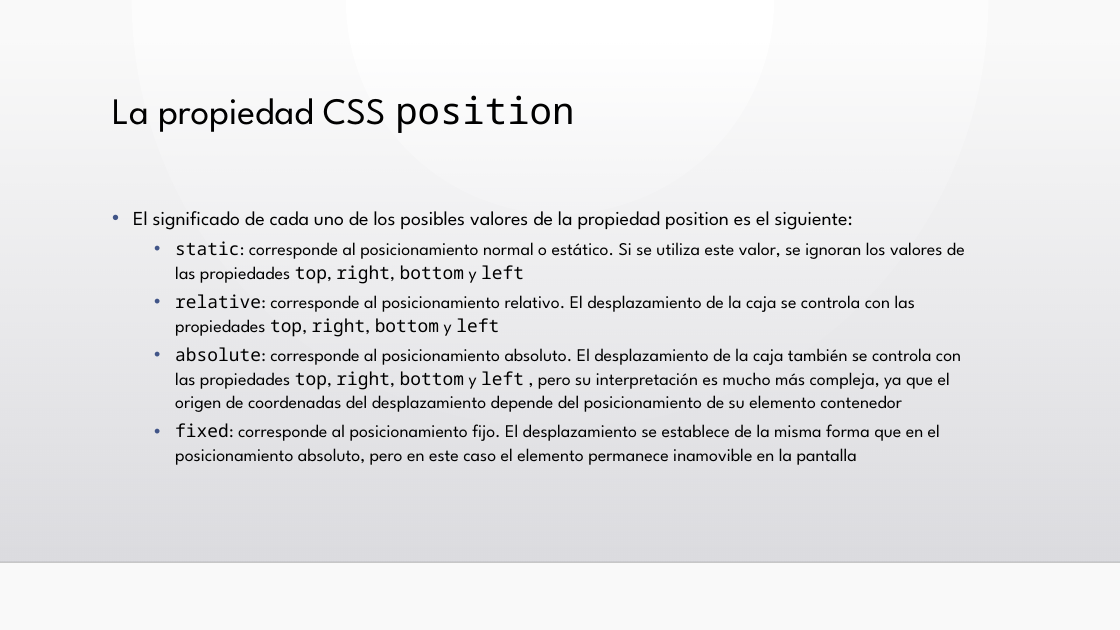
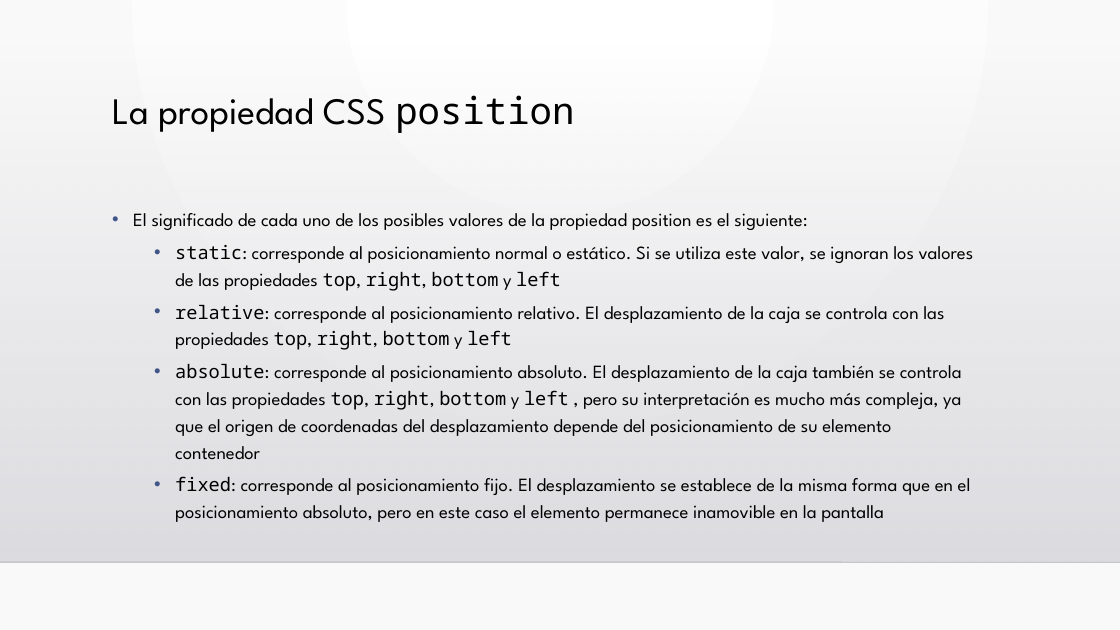
Before and after one commit to llllJokerllll/Lima, a slide deck: slide 4 of Unidad2/UD 02.4 Posicionamiento.pptx. Drawn at 1120x630 pixels with LibreOffice and Linux fonts; fonts in the diff are those of the drawing; background and template pictures are left out. Boxes give left, top, right and bottom in pixels: in the first picture for what was removed or moved away, otherwise in the second. Text is boxed around its words. In the diff, an @@ line names an element or a change of style, - is before the commit and + after.

```diff
--- a/Unidad2/UD 02.4 Posicionamiento.pptx
+++ b/Unidad2/UD 02.4 Posicionamiento.pptx
@@ background gradient #FFFFFF to #FAFAFA to gradient #FFFFFF to #F9F9F9 @@
@@ text "El significado de cada uno ..." at box(133, 213, 974, 522): size 17 to 16 pt in "El significado de cada uno de los ..."; size 15.3 to 16 pt in "static: corresponde al posicionamiento normal o estático. ...", "relative: corresponde al posicionamiento relativo. El despla ...", "absolute: corresponde al posicionamiento absoluto. El despla ...", "fixed: corresponde al posicionamiento fijo. El desplazamient ..."; line spacing 1.1 to 1.2 @@
```
Also in this commit, not shown: 30 other slides changed, 1 other file.
